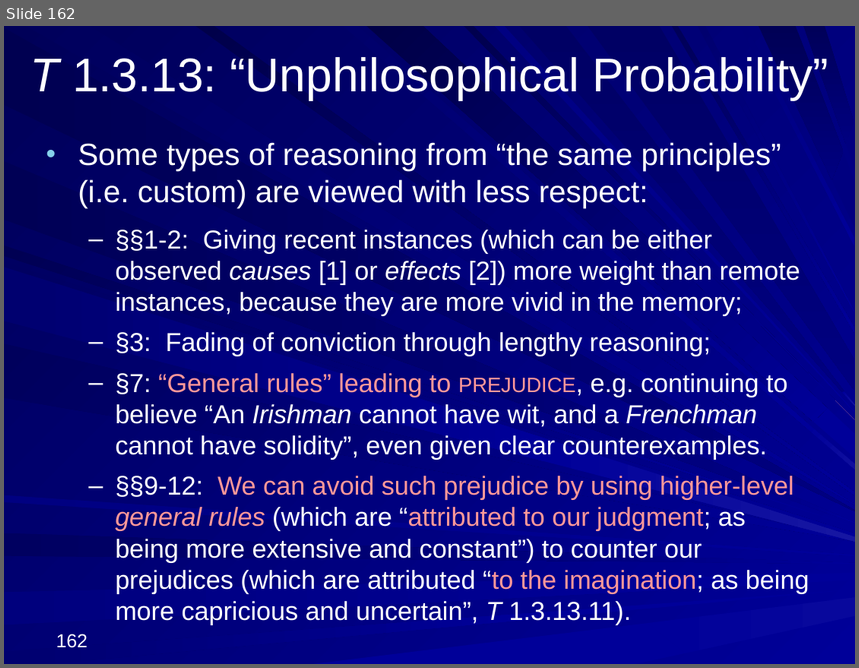
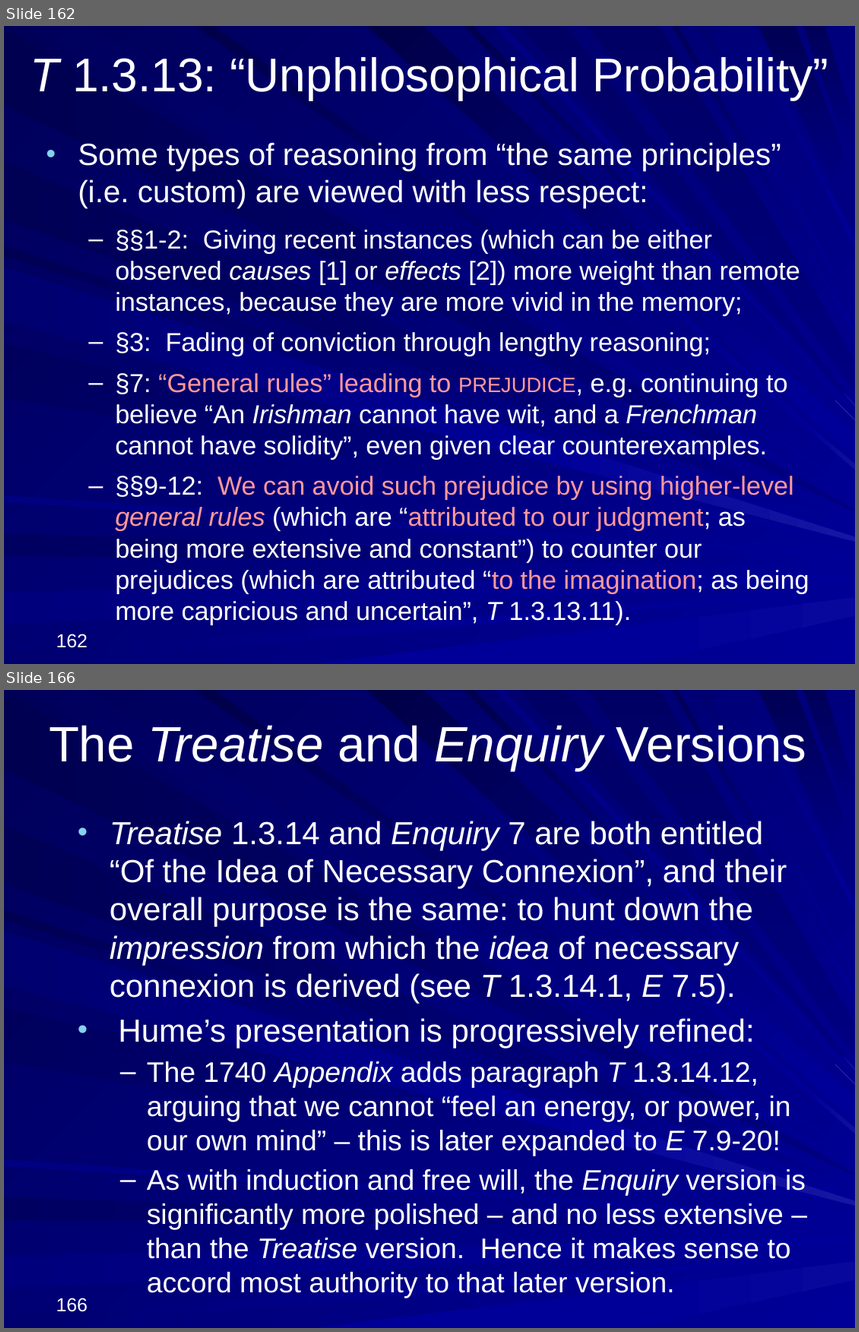
Before and after one commit to englishphilosophy/hume-texts-online, a slide deck: teaching/lectures/2024_Hume_MT_current.pptx. Shown one above the other, each under a label of ours: slide 162 before the commit, slides 162 and 166 after it; the slides between them are not shown. The pictures are 859x668 and 859x1332 pixels, drawn with LibreOffice and Linux fonts; fonts in the diff are those of the drawing. Boxes give left, top, right and bottom in pixels: in the first picture for what was removed or moved away, otherwise in the second. Text is boxed around its words. In the diff, an @@ line names an element or a change of style, - is before the commit and + after.

```diff
--- a/teaching/lectures/2024_Hume_MT_current.pptx
+++ b/teaching/lectures/2024_Hume_MT_current.pptx
@@ slide 166 added at [4,690,855,1328], background gradient #000078 to #000099; not listed: 37 template elements that a slide beside it also shows @@
@@ title added at [49,725,807,771], 42 pt, text #FFFFFF, italic @@
+The Treatise and Enquiry Versions
@@ text added at [110,821,806,1298], 24 pt, text #FFFFFF @@
+• Treatise 1.3.14 and Enquiry 7 are both entitled “Of the Idea of Necessary Connexion”, and their overall purpose is the same: to hunt down the impression from which the idea of necessary connexion is derived (see T 1.3.14.1, E 7.5).
+• Hume’s presentation is progressively refined:
+  – The 1740 Appendix adds paragraph T 1.3.14.12, arguing that we cannot “feel an energy, or power, in our own mind” – this is later expanded to E 7.9-20!
+  – As with induction and free will, the Enquiry version is significantly more polished – and no less extensive – than the Treatise version. Hence it makes sense to accord most authority to that later version.
@@ page number added at [56,1298,88,1312], 16 pt, text #FFFFFF @@
+166
```
Also in this commit, not shown: 47 other slides added, 2 other files.
